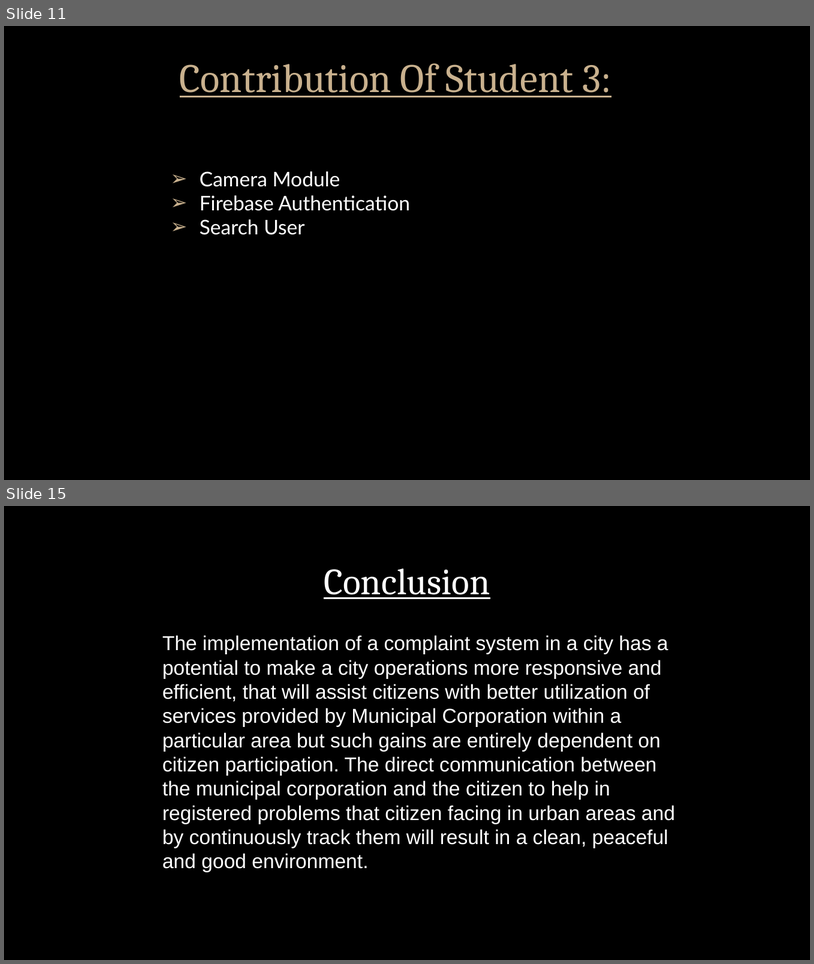
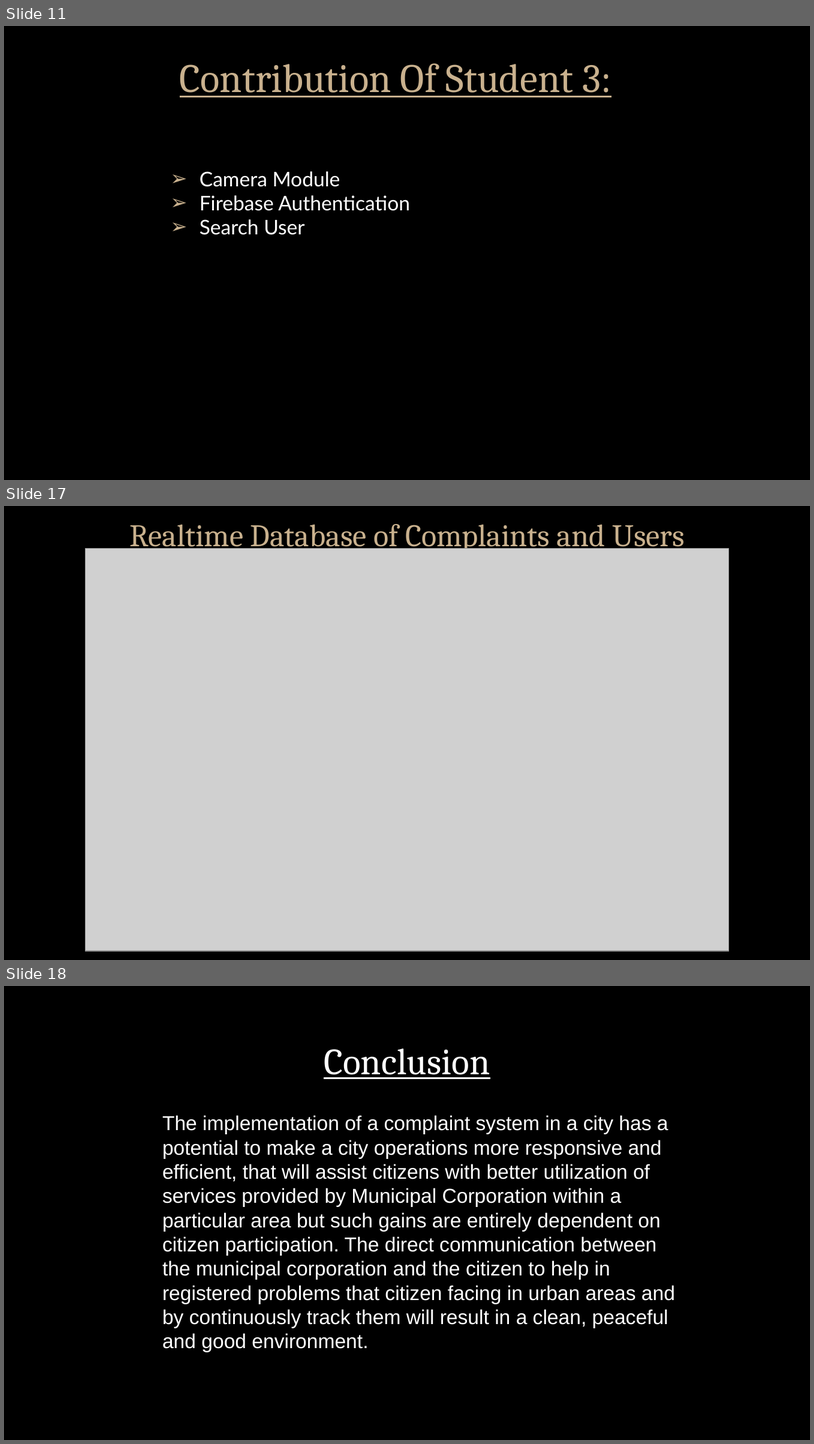
Before and after one commit to rajesh1480/Mini---Project, a slide deck: Mini2.0.pptx. Shown one above the other, each under a label of ours: slides 11 and 15 before the commit, slides 11, 17 and 18 after it; the slides between them are not shown. The pictures are 814x964 and 814x1444 pixels, drawn with LibreOffice and Linux fonts; fonts in the diff are those of the drawing; grey boxes stand for pictures; background and template pictures are left out. Boxes give left, top, right and bottom in pixels: in the first picture for what was removed or moved away, otherwise in the second. Text is boxed around its words. In the diff, an @@ line names an element or a change of style, - is before the commit and + after.

```diff
--- a/Mini2.0.pptx
+++ b/Mini2.0.pptx
@@ slide 17 added at box(4, 506, 810, 960), background picture (left out) @@
@@ title added at box(130, 524, 685, 553), 28 pt, text #C9B18E @@
+Realtime Database of Complaints and Users
@@ picture added at box(86, 549, 729, 951) @@
@@ what was slide 15 is now slide 18 @@
```
Also in this commit, not shown: 4 slides changed, 2 other slides added.
